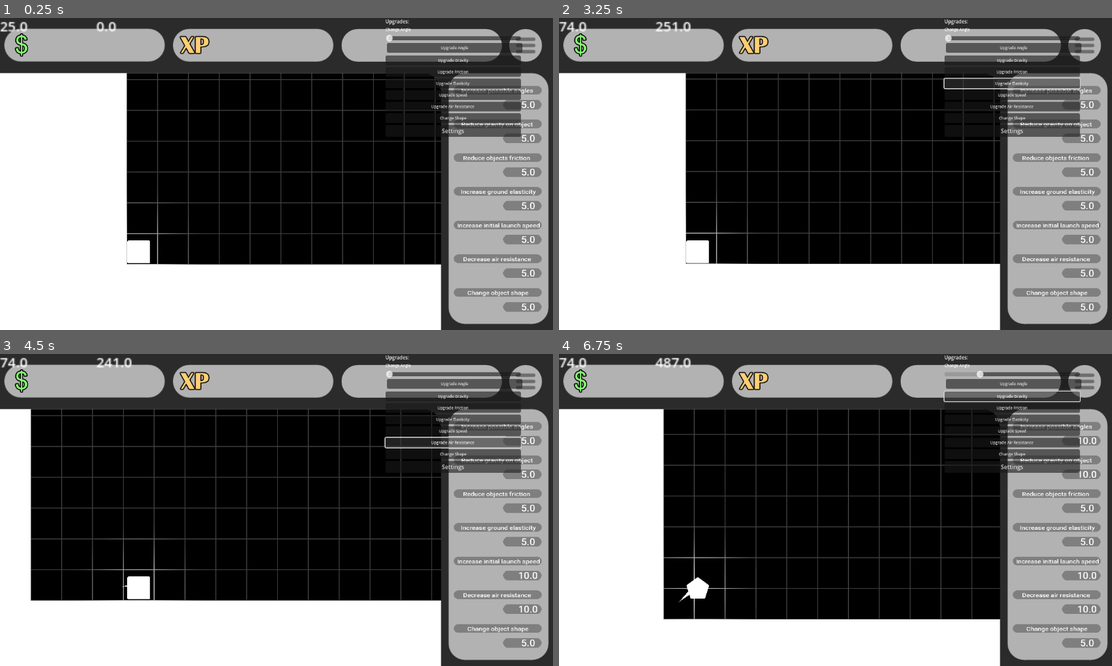
Above: before the commit, frames 1-4 (two rows, left to right).
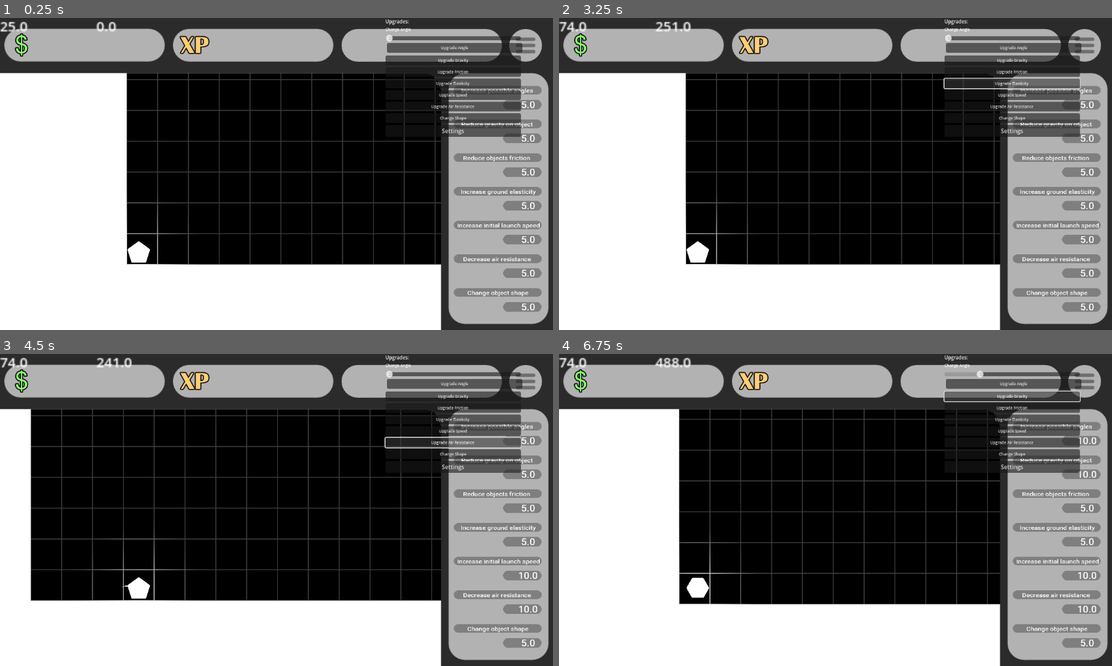
Above: after the commit, the same moments.

Repository: Lueegee1/Skr-t-Kast-Spil
Game: Godot game, scene res://main/root.tscn
Same seed, same stepped clock (60 frames per second), same inputs: the game is played once before the commit and once after it.
Inputs:
- Up to frame 1 (0.25 s): no input
- Up to frame 2 (3.25 s): click "Upgrade Angle" at 0.5 s; click "Upgrade Gravity" at 1.25 s; click "Upgrade Friction" at 2 s; click "Upgrade Elasticity" at 2.75 s
- Up to frame 3 (4.5 s): click "Upgrade Speed" at 3.5 s; click "Upgrade Air Resistance" at 4.25 s
- Up to frame 4 (6.75 s): click "Change Shape" at 5 s; click "Upgrade Angle" at 5.75 s; click "Upgrade Gravity" at 6.5 s

The runs differ from the first frame. In frame 1, 0.1% of the frame differs, in the area x 22-28%, y 71-79%; in frame 2, 1.5%; in frame 3, 0.1%; in frame 4, 9.0%, in the area x 18-80%, y 1-86%.
Error in both runs: Invalid assignment of property or key 'launch_angle' with value of type 'Nil' on a base object of type 'RigidBody2D (BallMechanics.gd)'. (res://main/Global.gd:…

Commit message:
Working saving of shape changes. (

Diff:
--- a/main/Global.gd
+++ b/main/Global.gd
@@ -8,6 +8,7 @@
 var saved_gravity
 var saved_ground_friction
 var saved_ground_elasticity
+var saved_shape := 1
 
 
 const SAVE_FILE = "user://database.json"
@@ -20,22 +21,60 @@
 var settings
 var Music
 var ball_loaded := false
+var UI
+
 
 var prev_money = 0
 var prev_exp = 0
 var prev_prestige = 0
+var prev_launch_angle = 45
+var prev_air_resistance := 0.5
+var prev_gravity = 1.0
+var prev_ground_friction = 0.1
+var prev_ground_elasticity = 0.5
+var prev_num = 1
 
 func _ready():
 	load_game()
 	await wait_for_ball()
+	await wait_for_UI()
 	apply_ball_stats()
+	if UI != null:
+		UI.num = saved_shape
+		UI._on_shape_changed()
+		prev_num = UI.num
+
 
 func _process(_delta):
-	if money != prev_money or exp != prev_exp or prestige != prev_prestige:
+	if money != prev_money:
 		save_game()
 		prev_money = money
+	if exp != prev_exp:
+		save_game()
 		prev_exp = exp
+	if prestige != prev_prestige:
+		save_game()
 		prev_prestige = prestige
+	if Global.Ball.launch_angle != prev_launch_angle:
+		save_game()
+		prev_launch_angle = Global.Ball.launch_angle
+	if Global.Ball.air_resistance != prev_air_resistance:
+		save_game()
+		prev_air_resistance = Global.Ball.air_resistance
+	if Global.Ball.gravity != prev_gravity:
+		save_game()
+		prev_gravity = Global.Ball.gravity
+	if Global.Ball.ground_friction != prev_ground_friction:
+		save_game()
+		prev_ground_friction = Global.Ball.ground_friction
+	if Global.Ball.ground_elasticity != prev_ground_elasticity:
+		save_game()
+		prev_ground_elasticity = Global.Ball.ground_elasticity
+	if UI != null and prev_num != UI.num:
+		saved_shape = UI.num
+		save_game()
+		prev_num = UI.num
+
 
 func save_game():
 	var data = {
@@ -46,7 +85,8 @@
 		"air_resistance": Global.Ball.air_resistance,
 		"gravity": Global.Ball.gravity,
 		"ground_friction": Global.Ball.ground_friction,
-		"ground_elasticity": Global.Ball.ground_elasticity
+		"ground_elasticity": Global.Ball.ground_elasticity,
+		"shape": saved_shape
 	}
 	var file = FileAccess.open(SAVE_FILE, FileAccess.WRITE)
 	file.store_string(JSON.stringify(data))
@@ -55,6 +95,11 @@
 func wait_for_ball():
 	while ball_loaded == false:
 		await get_tree().process_frame
+
+func wait_for_UI():
+	while UI == null:
+		await get_tree().process_frame
+
 
 func apply_ball_stats():
 	if Ball == null:
@@ -82,3 +127,4 @@
 	saved_gravity	= data.get("gravity", 1.0)
 	saved_ground_friction = data.get("ground_friction", 0.1)
 	saved_ground_elasticity = data.get("ground_elasticity", 0.5)
+	saved_shape = data.get("shape", 1)
--- a/main/Ui_And_Mainscript.gd
+++ b/main/Ui_And_Mainscript.gd
@@ -76,6 +76,7 @@
 
 
 func _ready() -> void:
+	Global.UI = self
 	object.texture = load("res://Assets/Sprites/shapes without glare/%d.png" % num)
 	object.scale = Vector2(0.1,0.1)
 	collision_follow_sprite(object, collisionshape)
